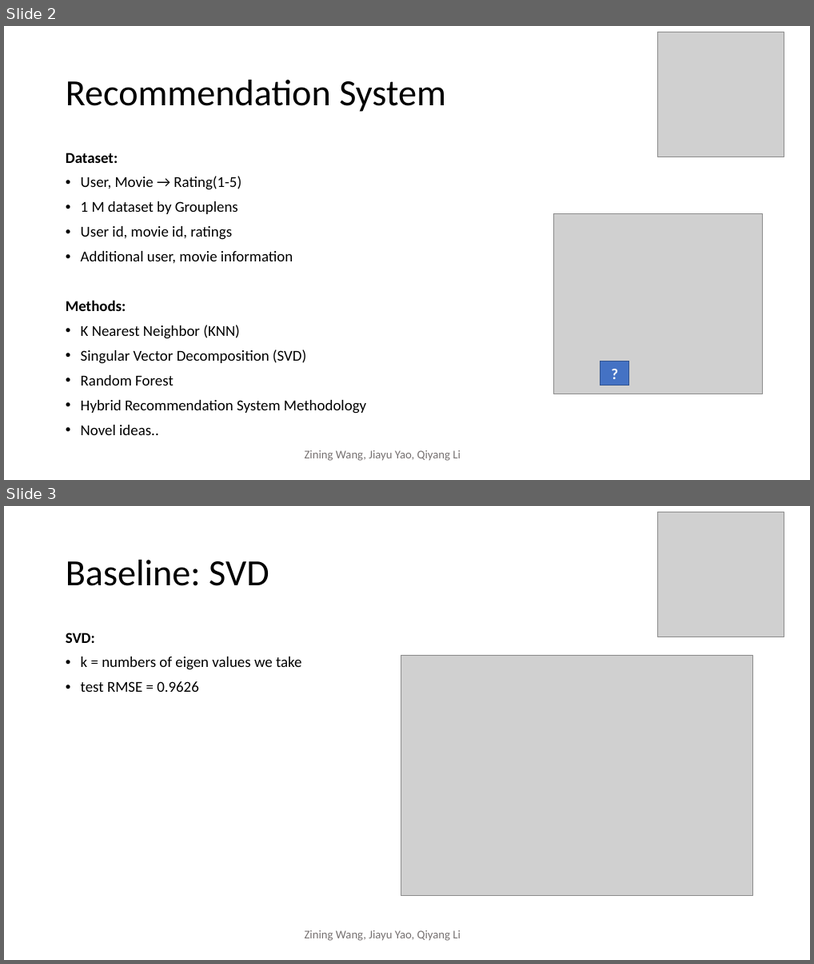
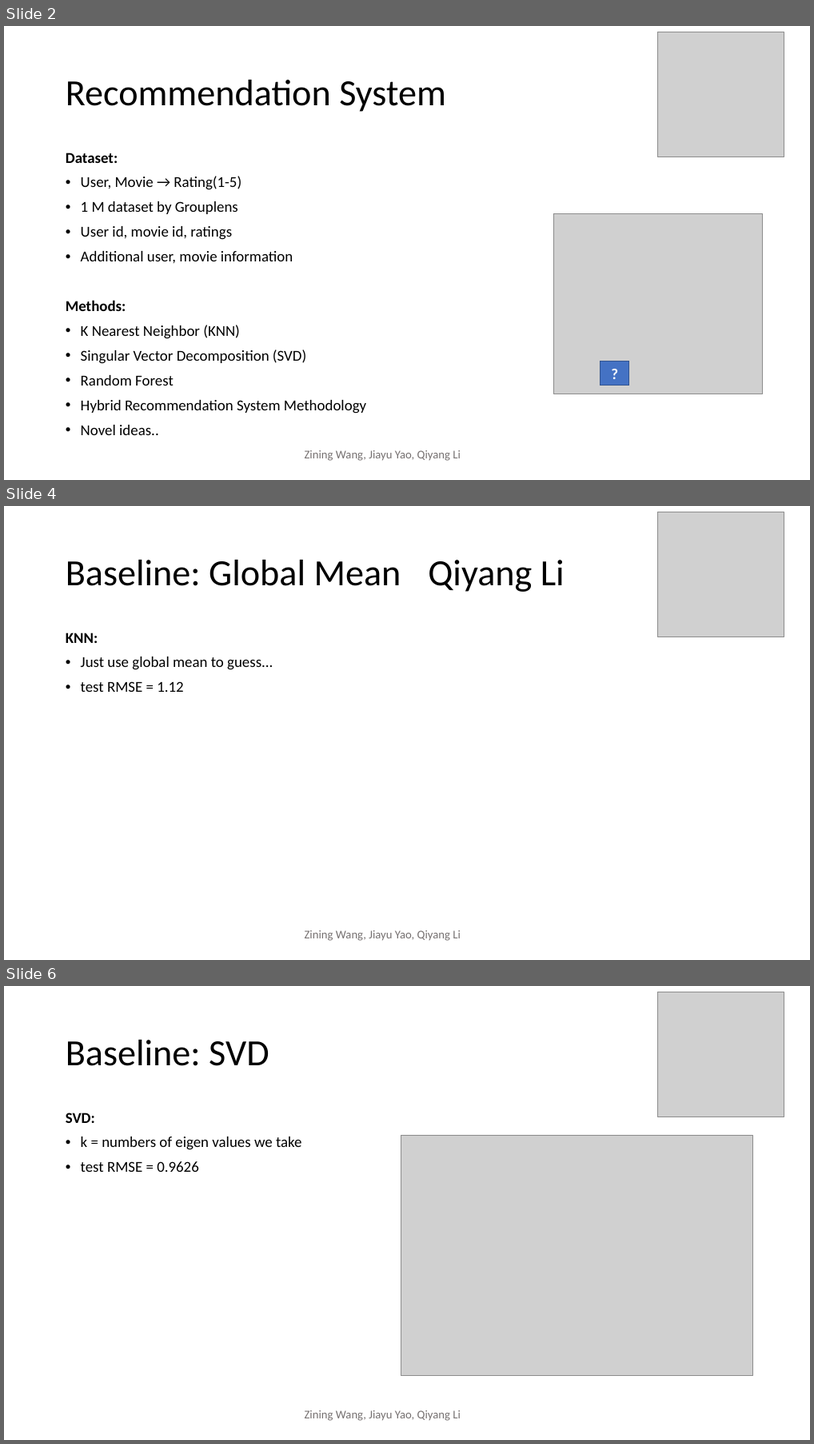
Before and after one commit to wangzining/Recommendation-System, a slide deck: Final Presentation.pptx. Shown one above the other, each under a label of ours: slides 2 and 3 before the commit, slides 2, 4 and 6 after it; the slides between them are not shown. The pictures are 814x964 and 814x1444 pixels, drawn with LibreOffice and Linux fonts; fonts in the diff are those of the drawing; grey boxes stand for pictures. Boxes give left, top, right and bottom in pixels: in the first picture for what was removed or moved away, otherwise in the second. Text is boxed around its words. In the diff, an @@ line names an element or a change of style, - is before the commit and + after.

```diff
--- a/Final Presentation.pptx
+++ b/Final Presentation.pptx
@@ slide 4 added at (x1=4, y1=506, x2=810, y2=960), background #FFFFFF @@
@@ picture added at (x1=658, y1=512, x2=784, y2=636) @@
@@ title added at (x1=66, y1=560, x2=565, y2=592), 44 pt, text #000000 @@
+Baseline: Global Mean Qiyang Li
@@ text added at (x1=66, y1=632, x2=273, y2=692), 18 pt, text #000000 @@
+KNN:
+• Just use global mean to guess...
+• test RMSE = 1.12
@@ text added at (x1=305, y1=930, x2=461, y2=940), 14 pt, text #767171 @@
+Zining Wang, Jiayu Yao, Qiyang Li
@@ what was slide 3 is now slide 6 @@
```
Also in this commit, not shown: 2 other slides added, 3 other files.
